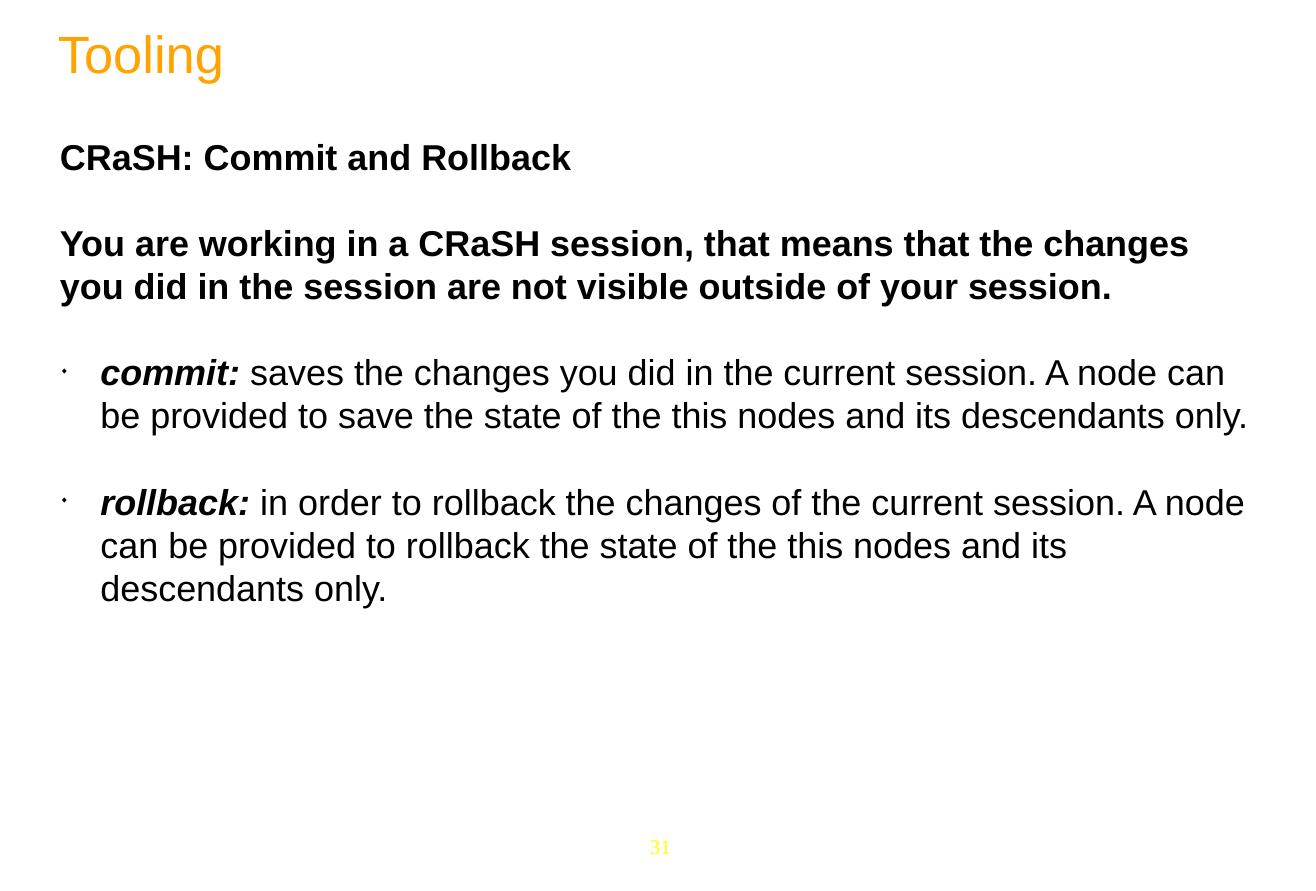
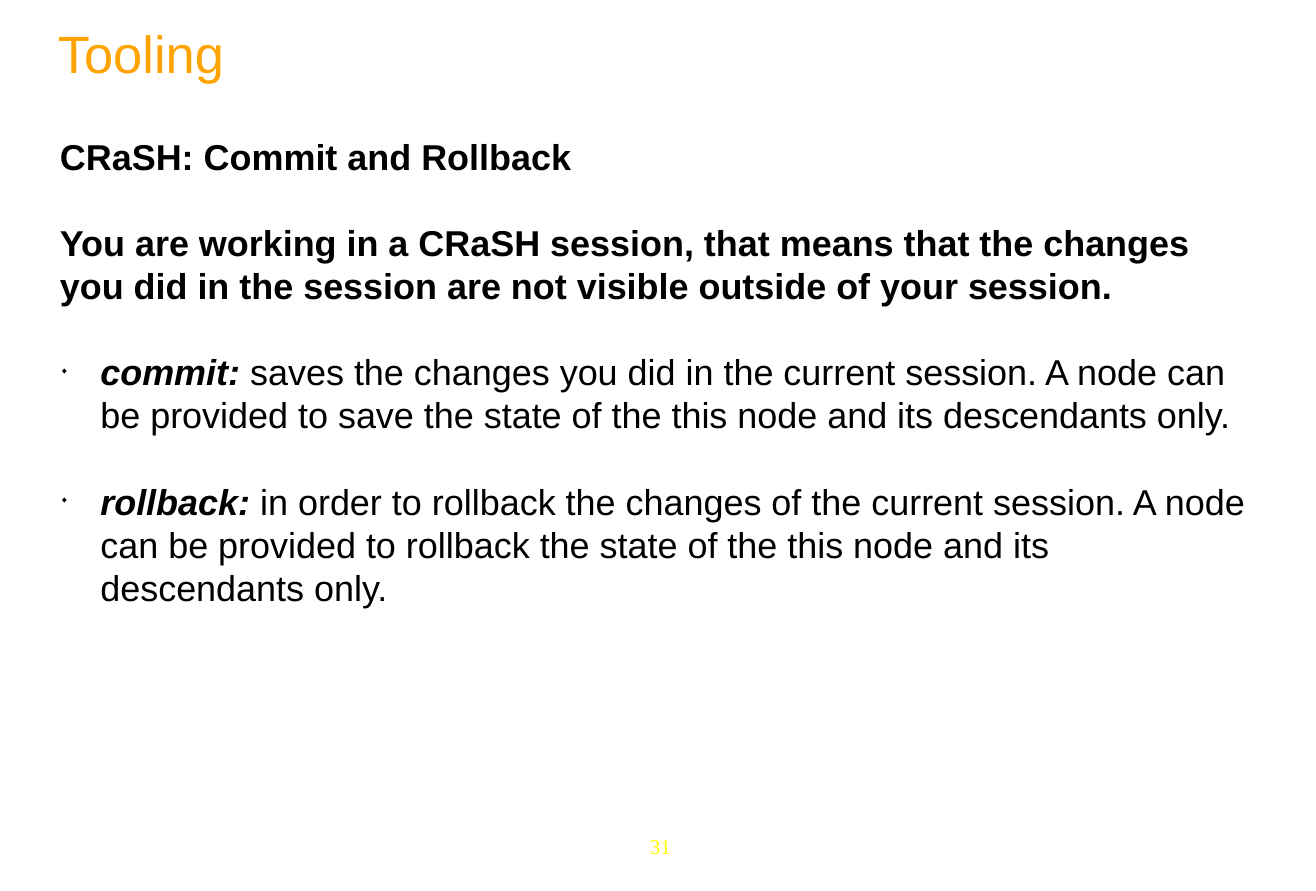
Before and after one commit to anhvurz90/training, a slide deck: slide 31 of JPP6-JCR/Day-4.pptx. Drawn at 1316x891 pixels with LibreOffice and Linux fonts; fonts in the diff are those of the drawing; background and template pictures are left out. Boxes give left, top, right and bottom in pixels: in the first picture for what was removed or moved away, otherwise in the second. Text is boxed around its words. In the diff, an @@ line names an element or a change of style, - is before the commit and + after.

```diff
--- a/JPP6-JCR/Day-4.pptx
+++ b/JPP6-JCR/Day-4.pptx
@@ text at (100, 359, 1245, 608): text changed @@
-◆ commit: saves the changes you did in the current session. A node can be provided to save the state of the this nodes and its descendants only.
-◆ rollback: in order to rollback the changes of the current session. A node can be provided to rollback the state of the this nodes and its descendants only.
+◆ commit: saves the changes you did in the current session. A node can be provided to save the state of the this node and its descendants only.
+◆ rollback: in order to rollback the changes of the current session. A node can be provided to rollback the state of the this node and its descendants only.
```
Also in this commit, not shown: 14 other slides changed, 3 other files.
